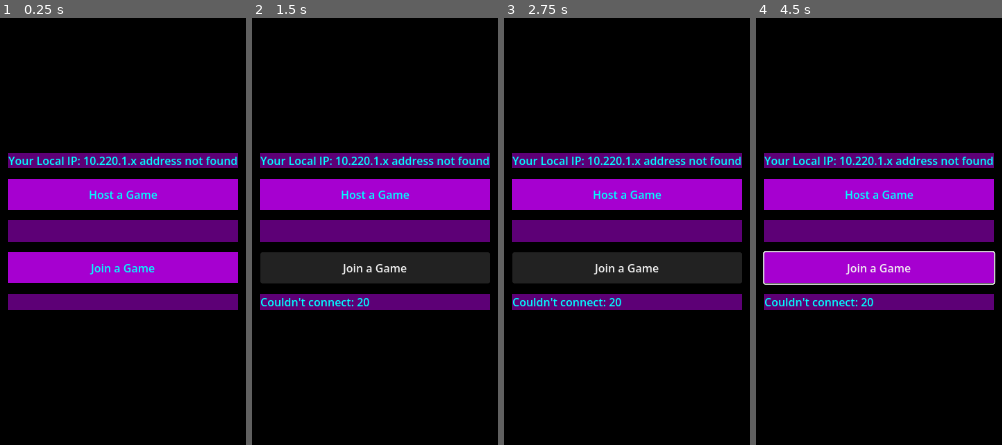
Above: before the commit, frames 1-4 (left to right).
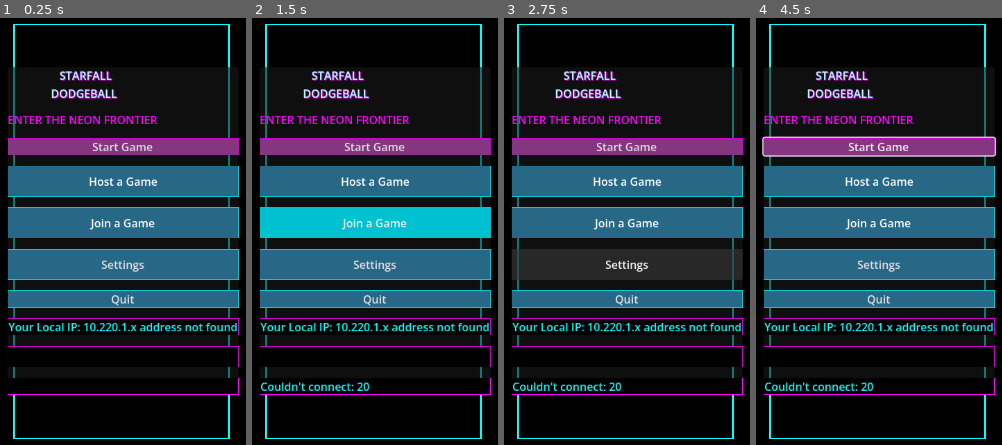
Above: after the commit, the same moments.

Repository: 548778-stack/dodge-ultimate
Game: Godot game, scene res://level_1.tscn
The game is run twice, just before and just after one commit, with the same random seed, the same clock (stepped at 60 frames per second) and the same inputs.
Inputs (mouse positions are in pixels of both pictures, inside the frame that each line leads up to):
- Up to frame 1 (0.25 s): no input
- Up to frame 2 (1.5 s): click "Host a Game" at 0.5 s; click "Join a Game" at 1.25 s
- Up to frame 3 (2.75 s): click (627, 265) at 2 s, where only the run after the commit has a clickable "Settings"
- Up to frame 4 (4.5 s): click (879, 146) at 2.75 s, where only the run after the commit has a clickable "Start Game"; click (879, 146) at 3.5 s, where only the run after the commit has a clickable "Start Game"; move the mouse to (outside the picture) at 4.27 s; press the mouse at (outside the picture) at 4.28 s; hold D (move_right) from 4.28 s (still down)

The runs differ from the first frame. In frame 1, 39% of the frame differs, in the area x 3-98%, y 1-99%; in frame 2, 39%; in frame 3, 33%; in frame 4, 41%, in the area x 2-98%, y 1-99%.

Commit message:
menu

Diff:
--- a/MainMenu.tscn
+++ b/MainMenu.tscn
@@ -2,22 +2,92 @@
 
 [ext_resource type="Script" uid="uid://diaed1ff35lnu" path="res://main_menu.gd" id="1_i26rj"]
 
+[sub_resource type="StyleBoxFlat" id="StyleBoxFlat_61cf8"]
+bg_color = Color(0.6, 0.6, 0.6, 0)
+border_width_left = 2
+border_width_top = 2
+border_width_right = 2
+border_width_bottom = 2
+border_color = Color(0, 1, 1, 1)
+
+[sub_resource type="StyleBoxFlat" id="StyleBoxFlat_cqjrg"]
+bg_color = Color(0.5224602, 0.21057549, 0.5038016, 1)
+border_width_left = 1
+border_width_top = 1
+border_width_right = 1
+border_width_bottom = 1
+border_color = Color(0.8, 0, 0.8, 1)
+
+[sub_resource type="StyleBoxFlat" id="StyleBoxFlat_e2xy7"]
+bg_color = Color(0.99999994, 0.22082382, 0.7021721, 1)
+
+[sub_resource type="StyleBoxFlat" id="StyleBoxFlat_h7a2f"]
+bg_color = Color(0.15294118, 0.40784314, 0.5294118, 1)
+border_width_left = 1
+border_width_top = 1
+border_width_right = 1
+border_width_bottom = 1
+border_color = Color(0, 0.8, 0.8, 1)
+shadow_color = Color(0, 1, 1, 1)
+
+[sub_resource type="StyleBoxFlat" id="StyleBoxFlat_fimr5"]
+bg_color = Color(0, 0.75686276, 0.8117647, 1)
+
+[sub_resource type="StyleBoxFlat" id="StyleBoxFlat_eiy7p"]
+bg_color = Color(0.15294118, 0.40784314, 0.5294118, 1)
+border_width_left = 1
+border_width_top = 1
+border_width_right = 1
+border_width_bottom = 1
+border_color = Color(0, 0.8, 0.8, 1)
+
+[sub_resource type="StyleBoxFlat" id="StyleBoxFlat_u7cqb"]
+bg_color = Color(0, 0.75686276, 0.8117647, 1)
+
+[sub_resource type="StyleBoxFlat" id="StyleBoxFlat_31qfy"]
+bg_color = Color(0.15294118, 0.40784314, 0.5294118, 1)
+border_width_left = 1
+border_width_top = 1
+border_width_right = 1
+border_width_bottom = 1
+border_color = Color(0, 0.8, 0.8, 1)
+
+[sub_resource type="StyleBoxFlat" id="StyleBoxFlat_7r1g0"]
+bg_color = Color(0.15294118, 0.40784314, 0.5294118, 1)
+border_width_left = 1
+border_width_top = 1
+border_width_right = 1
+border_width_bottom = 1
+border_color = Color(0, 0.8, 0.8, 1)
+
+[sub_resource type="StyleBoxFlat" id="StyleBoxFlat_afec1"]
+bg_color = Color(0, 0.75686276, 0.8117647, 1)
+
 [sub_resource type="StyleBoxFlat" id="StyleBoxFlat_iwfq2"]
-bg_color = Color(0.3647059, 0, 0.4627451, 1)
-
-[sub_resource type="StyleBoxFlat" id="StyleBoxFlat_h7a2f"]
-bg_color = Color(0.6509804, 0, 0.8156863, 1)
+bg_color = Color(0, 0, 0, 1)
+border_width_left = 1
+border_width_top = 1
+border_width_right = 1
+border_width_bottom = 1
+border_color = Color(0.8, 0, 0.8, 1)
 
 [sub_resource type="StyleBoxFlat" id="StyleBoxFlat_qoqlk"]
-bg_color = Color(0.3647059, 0, 0.4627451, 1)
-
-[sub_resource type="StyleBoxFlat" id="StyleBoxFlat_eiy7p"]
-bg_color = Color(0.6509804, 0, 0.8156863, 1)
+bg_color = Color(0, 0, 0, 1)
+border_width_left = 1
+border_width_top = 1
+border_width_right = 1
+border_width_bottom = 1
+border_color = Color(0.8, 0, 0.8, 1)
 
 [sub_resource type="StyleBoxFlat" id="StyleBoxFlat_i26rj"]
-bg_color = Color(0.3647059, 0, 0.4627451, 1)
-
-[node name="MainMenu" type="Control" unique_id=778717172]
+bg_color = Color(0, 0, 0, 1)
+border_width_left = 1
+border_width_top = 1
+border_width_right = 1
+border_width_bottom = 1
+border_color = Color(1, 0, 1, 1)
+
+[node name="MainMenu" type="Control" unique_id=984302018]
 layout_mode = 3
 anchors_preset = 15
 anchor_right = 1.0
@@ -26,7 +96,7 @@
 grow_vertical = 2
 script = ExtResource("1_i26rj")
 
-[node name="ColorRect" type="ColorRect" parent="." unique_id=1105809956]
+[node name="ColorRect" type="ColorRect" parent="." unique_id=318003118]
 layout_mode = 1
 anchors_preset = 15
 anchor_right = 1.0
@@ -35,7 +105,7 @@
 grow_vertical = 2
 color = Color(0, 0, 0, 1)
 
-[node name="CenterContainer" type="CenterContainer" parent="." unique_id=433309315]
+[node name="CenterContainer" type="CenterContainer" parent="." unique_id=1218621312]
 layout_mode = 1
 anchors_preset = 15
 anchor_right = 1.0
@@ -43,34 +113,95 @@
 grow_horizontal = 2
 grow_vertical = 2
 
-[node name="VBoxContainer" type="VBoxContainer" parent="CenterContainer" unique_id=1717476702]
+[node name="MenuFrame" type="Control" parent="CenterContainer" unique_id=1783775262]
+custom_minimum_size = Vector2(460, 600)
+layout_mode = 2
+
+[node name="GlowFrame" type="Panel" parent="CenterContainer/MenuFrame" unique_id=1302737300]
+custom_minimum_size = Vector2(300, 600)
+layout_mode = 0
+offset_left = 71.0
+offset_right = 383.0
+offset_bottom = 600.0
+theme_override_styles/panel = SubResource("StyleBoxFlat_61cf8")
+
+[node name="CenterContainer" type="CenterContainer" parent="CenterContainer/MenuFrame" unique_id=1438503883]
+layout_mode = 1
+anchors_preset = 15
+anchor_right = 1.0
+anchor_bottom = 1.0
+grow_horizontal = 2
+grow_vertical = 2
+
+[node name="PanelContainer" type="PanelContainer" parent="CenterContainer/MenuFrame/CenterContainer" unique_id=1362570989]
+layout_mode = 2
+
+[node name="MarginContainer" type="MarginContainer" parent="CenterContainer/MenuFrame/CenterContainer/PanelContainer" unique_id=937203464]
+layout_mode = 2
+
+[node name="VBoxContainer" type="VBoxContainer" parent="CenterContainer/MenuFrame/CenterContainer/PanelContainer/MarginContainer" unique_id=284273618]
 layout_mode = 2
 theme_override_constants/separation = 15
 
-[node name="IPLabel" type="Label" parent="CenterContainer/VBoxContainer" unique_id=1077343744]
+[node name="Label" type="Label" parent="CenterContainer/MenuFrame/CenterContainer/PanelContainer/MarginContainer/VBoxContainer" unique_id=506973456]
+layout_mode = 2
+theme_override_colors/font_color = Color(0.72156864, 1, 1, 1)
+theme_override_colors/font_shadow_color = Color(0.85490197, 0, 0.8901961, 1)
+text = "                  starfall
+               dodgeball"
+uppercase = true
+
+[node name="Label2" type="Label" parent="CenterContainer/MenuFrame/CenterContainer/PanelContainer/MarginContainer/VBoxContainer" unique_id=1845443488]
+layout_mode = 2
+theme_override_colors/font_color = Color(1, 0, 1, 1)
+text = "enter the neon frontier"
+uppercase = true
+
+[node name="StartButton" type="Button" parent="CenterContainer/MenuFrame/CenterContainer/PanelContainer/MarginContainer/VBoxContainer" unique_id=326367225]
+layout_mode = 2
+theme_override_styles/normal = SubResource("StyleBoxFlat_cqjrg")
+theme_override_styles/hover = SubResource("StyleBoxFlat_e2xy7")
+text = "Start Game"
+
+[node name="HostButton" type="Button" parent="CenterContainer/MenuFrame/CenterContainer/PanelContainer/MarginContainer/VBoxContainer" unique_id=97411222]
+custom_minimum_size = Vector2(200, 45)
+layout_mode = 2
+theme_override_colors/font_color = Color(1, 1, 1, 1)
+theme_override_styles/normal = SubResource("StyleBoxFlat_h7a2f")
+theme_override_styles/hover = SubResource("StyleBoxFlat_fimr5")
+text = "Host a Game"
+
+[node name="JoinButton" type="Button" parent="CenterContainer/MenuFrame/CenterContainer/PanelContainer/MarginContainer/VBoxContainer" unique_id=92176276]
+custom_minimum_size = Vector2(200, 45)
+layout_mode = 2
+theme_override_colors/font_color = Color(1, 1, 1, 1)
+theme_override_styles/normal = SubResource("StyleBoxFlat_eiy7p")
+theme_override_styles/hover = SubResource("StyleBoxFlat_u7cqb")
+text = "Join a Game"
+
+[node name="OptionButton" type="Button" parent="CenterContainer/MenuFrame/CenterContainer/PanelContainer/MarginContainer/VBoxContainer" unique_id=1380227392]
+custom_minimum_size = Vector2(200, 45)
+layout_mode = 2
+theme_override_styles/normal = SubResource("StyleBoxFlat_31qfy")
+text = "Settings
+"
+
+[node name="QuitButton" type="Button" parent="CenterContainer/MenuFrame/CenterContainer/PanelContainer/MarginContainer/VBoxContainer" unique_id=1083050225]
+layout_mode = 2
+theme_override_styles/normal = SubResource("StyleBoxFlat_7r1g0")
+theme_override_styles/hover = SubResource("StyleBoxFlat_afec1")
+text = "Quit"
+
+[node name="IPLabel" type="Label" parent="CenterContainer/MenuFrame/CenterContainer/PanelContainer/MarginContainer/VBoxContainer" unique_id=1347741132]
 layout_mode = 2
 theme_override_colors/font_color = Color(0, 1, 1, 1)
 theme_override_styles/normal = SubResource("StyleBoxFlat_iwfq2")
 
-[node name="HostButton" type="Button" parent="CenterContainer/VBoxContainer" unique_id=1103017553]
-custom_minimum_size = Vector2(200, 45)
-layout_mode = 2
-theme_override_colors/font_color = Color(0, 1, 1, 1)
-theme_override_styles/normal = SubResource("StyleBoxFlat_h7a2f")
-text = "Host a Game"
-
-[node name="IPInput" type="LineEdit" parent="CenterContainer/VBoxContainer" unique_id=1998739091]
+[node name="IPInput" type="LineEdit" parent="CenterContainer/MenuFrame/CenterContainer/PanelContainer/MarginContainer/VBoxContainer" unique_id=1980389519]
 layout_mode = 2
 theme_override_styles/normal = SubResource("StyleBoxFlat_qoqlk")
 
-[node name="JoinButton" type="Button" parent="CenterContainer/VBoxContainer" unique_id=2121847207]
-custom_minimum_size = Vector2(200, 45)
-layout_mode = 2
-theme_override_colors/font_color = Color(0, 1, 1, 1)
-theme_override_styles/normal = SubResource("StyleBoxFlat_eiy7p")
-text = "Join a Game"
-
-[node name="StatusLabel" type="Label" parent="CenterContainer/VBoxContainer" unique_id=1274011171]
+[node name="StatusLabel" type="Label" parent="CenterContainer/MenuFrame/CenterContainer/PanelContainer/MarginContainer/VBoxContainer" unique_id=1222694972]
 layout_mode = 2
 theme_override_colors/font_color = Color(0, 1, 1, 1)
 theme_override_styles/normal = SubResource("StyleBoxFlat_i26rj")
--- a/main_menu.gd
+++ b/main_menu.gd
@@ -2,15 +2,15 @@
 
 const GAME_SCENE := "res://level_1.tscn"
 
-@onready var ip_input: LineEdit = $CenterContainer/VBoxContainer/IPInput
-@onready var status_label: Label = $CenterContainer/VBoxContainer/StatusLabel
-@onready var ip_label: Label = $CenterContainer/VBoxContainer/IPLabel
+@onready var ip_input: LineEdit = $CenterContainer/MenuFrame/CenterContainer/PanelContainer/MarginContainer/VBoxContainer/IPInput
+@onready var status_label: Label = $CenterContainer/MenuFrame/CenterContainer/PanelContainer/MarginContainer/VBoxContainer/StatusLabel
+@onready var ip_label: Label = $CenterContainer/MenuFrame/CenterContainer/PanelContainer/MarginContainer/VBoxContainer/IPLabel
 
 func _ready() -> void:
 	Input.mouse_mode = Input.MOUSE_MODE_VISIBLE
 	ip_label.text = "Your Local IP: " + _get_local_ip()
-	$CenterContainer/VBoxContainer/HostButton.pressed.connect(_host)
-	$CenterContainer/VBoxContainer/JoinButton.pressed.connect(_join)
+	$CenterContainer/MenuFrame/CenterContainer/PanelContainer/MarginContainer/VBoxContainer/HostButton.pressed.connect(_host)
+	$CenterContainer/MenuFrame/CenterContainer/PanelContainer/MarginContainer/VBoxContainer/JoinButton.pressed.connect(_join)
 	multiplayer.connected_to_server.connect(_on_connected)
 	multiplayer.connection_failed.connect(_on_connection_failed)
 	multiplayer.server_disconnected.connect(_on_server_disconnected)
--- a/project.godot
+++ b/project.godot
@@ -8,11 +8,15 @@
 
 config_version=5
 
+[animation]
+
+compatibility/default_parent_skeleton_in_mesh_instance_3d=true
+
 [application]
 
 config/name="Dodge Ultimate"
 run/main_scene="uid://d2kxyjcnuargs"
-config/features=PackedStringArray("4.6", "Mobile")
+config/features=PackedStringArray("4.7", "Mobile")
 config/icon="res://icon.svg"
 
 [global_group]
